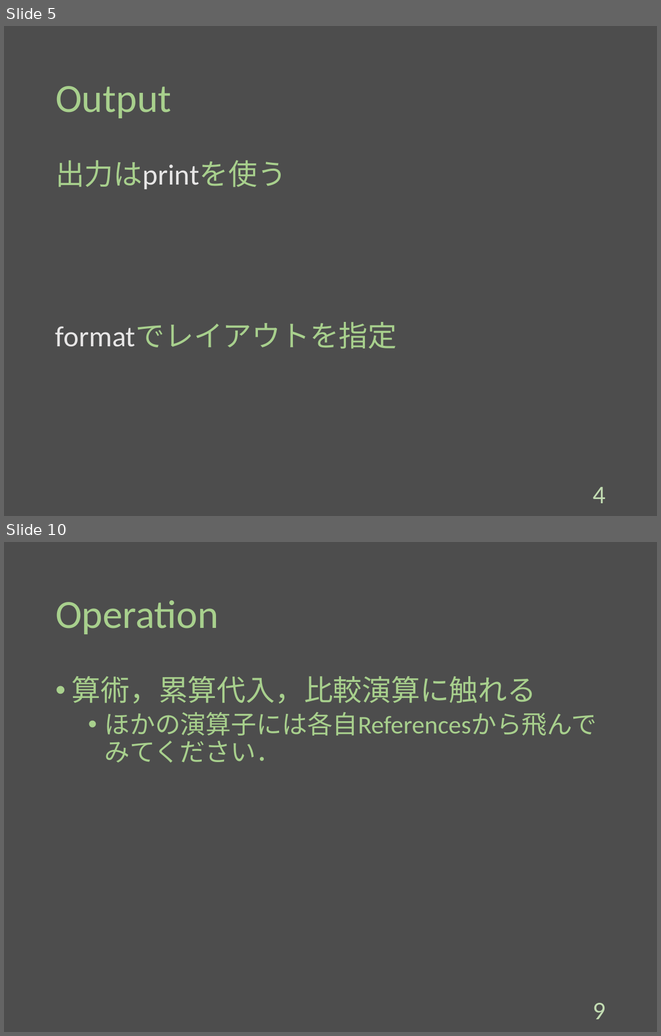
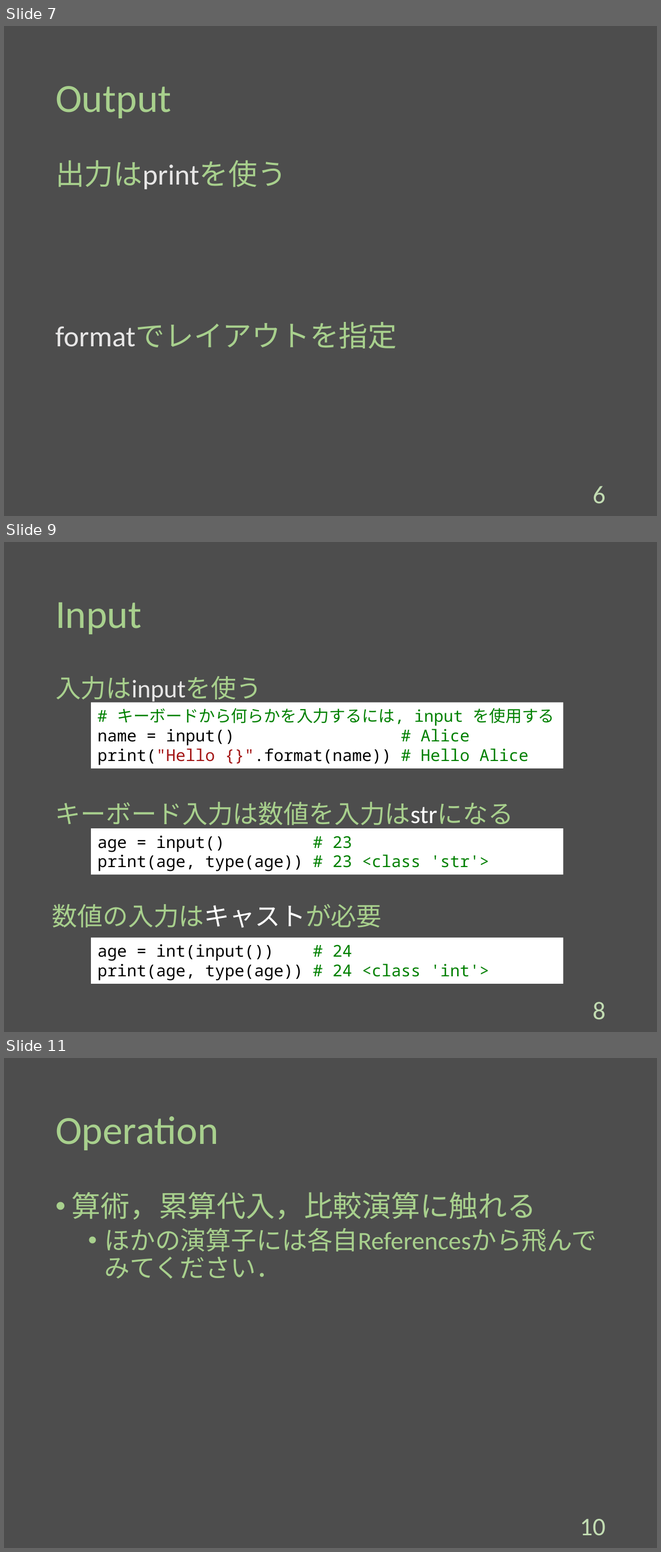
Before and after one commit to Melbeck777/program_seminar, a slide deck: ProgramSlide.pptx. Shown one above the other, each under a label of ours: slides 5 and 10 before the commit, slides 7, 9 and 11 after it; the slides between them are not shown. The pictures are 661x1036 and 661x1552 pixels, drawn with LibreOffice and Linux fonts; fonts in the diff are those of the drawing. Boxes give left, top, right and bottom in pixels: in the first picture for what was removed or moved away, otherwise in the second. Text is boxed around its words. In the diff, an @@ line names an element or a change of style, - is before the commit and + after.

```diff
--- a/ProgramSlide.pptx
+++ b/ProgramSlide.pptx
@@ slide 9 added at bbox=[4, 542, 657, 1032], background #4D4D4D @@
@@ title added at bbox=[55, 602, 142, 634], 44 pt, text #A8D08D @@
+Input
@@ text added at bbox=[55, 676, 262, 704], 28 pt, text #A8D08D @@
+入力はinputを使う
@@ rectangle added at bbox=[91, 702, 563, 768], fill #FFFFFF, 18 pt, text #008000 @@
+# キーボードから何らかを入力するには, input を使用する
+name = input() # Alice
+print("Hello {}".format(name)) # Hello Alice
@@ text added at bbox=[55, 802, 513, 829], 28 pt, text #A8D08D @@
+キーボード入力は数値を入力はstrになる
@@ rectangle added at bbox=[91, 828, 563, 874], fill #FFFFFF, 18 pt, text #000000 @@
+age = input() # 23
+print(age, type(age)) # 23 <class 'str'>
@@ text added at bbox=[52, 903, 382, 927], 28 pt, text #A8D08D @@
+数値の入力はキャストが必要
@@ rectangle added at bbox=[91, 937, 563, 983], fill #FFFFFF, 18 pt, text #000000 @@
+age = int(input()) # 24
+print(age, type(age)) # 24 <class 'int'>
@@ page number added at bbox=[593, 1002, 606, 1020], 28 pt, text #C3DDB3 @@
+8
@@ what was slide 5 is now slide 7 @@
@@ page number at bbox=[593, 486, 606, 504]: text changed @@
-4
+6
@@ what was slide 10 is now slide 11 @@
@@ page number at bbox=[580, 1519, 605, 1536]: text changed @@
-9
+10
```
Also in this commit, not shown: 4 slides changed, 1 other slide added.
